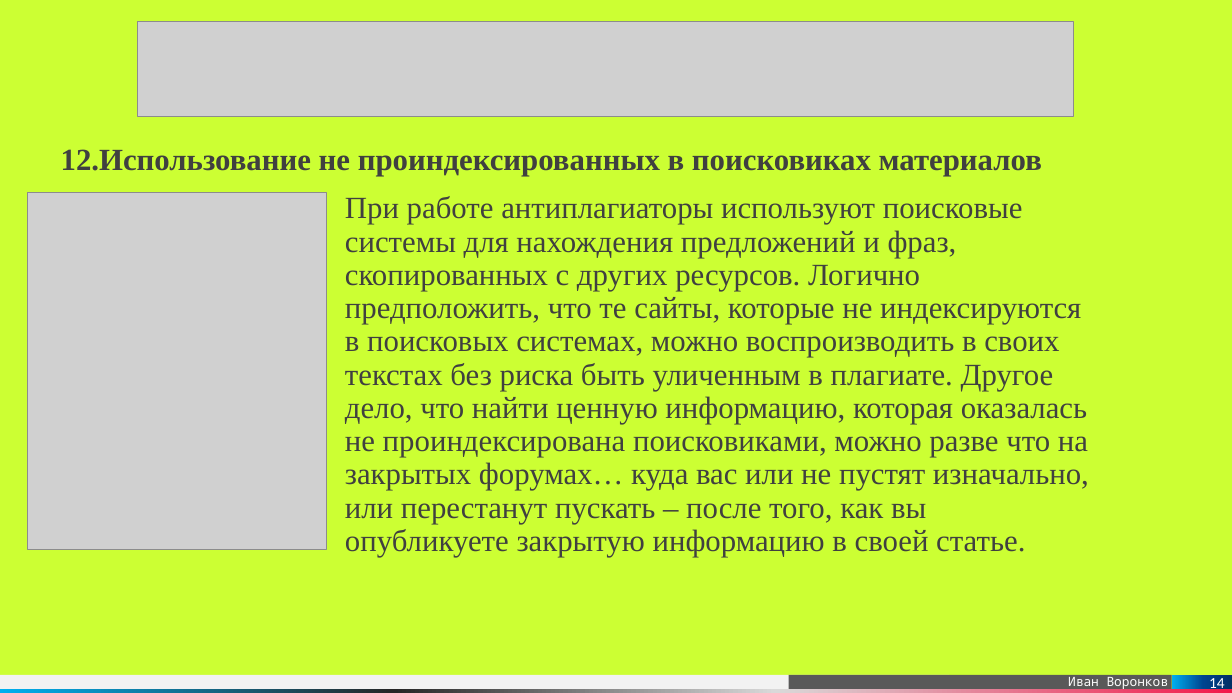
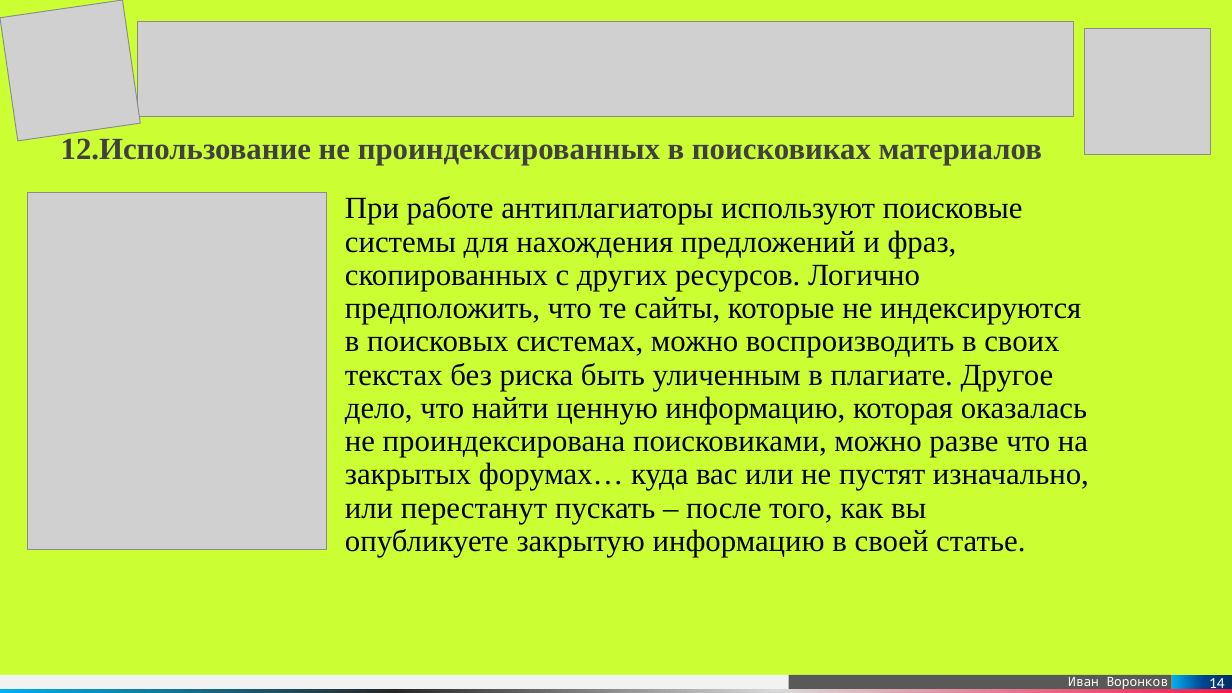
Before and after one commit to NurzhanKalniyazov/anti, a slide deck: slide 14 of Антиплагиат.pptx. Drawn at 1232x693 pixels with LibreOffice and Linux fonts; fonts in the diff are those of the drawing; grey boxes stand for pictures. Boxes give left, top, right and bottom in pixels: in the first picture for what was removed or moved away, otherwise in the second. Text is boxed around its words. In the diff, an @@ line names an element or a change of style, - is before the commit and + after.

```diff
--- a/Антиплагиат.pptx
+++ b/Антиплагиат.pptx
@@ picture added at [0,0,140,141] @@
@@ picture added at [1085,29,1212,155] @@
@@ text "12.Использование не проиндексированных в поисковиках ...": place and size @@
-text "12.Использование не проиндексированных в поисковиках ..." at [61,149,1042,176]
+text "12.Использование не проиндексированных в поисковиках ..." at [61,138,1042,165]
@@ text "При работе антиплагиаторы используют поисковые ..." at [345,196,1089,557]: text colour #404040 to #000000 @@
```
Also in this commit, not shown: 16 other slides changed, 5 other files.
